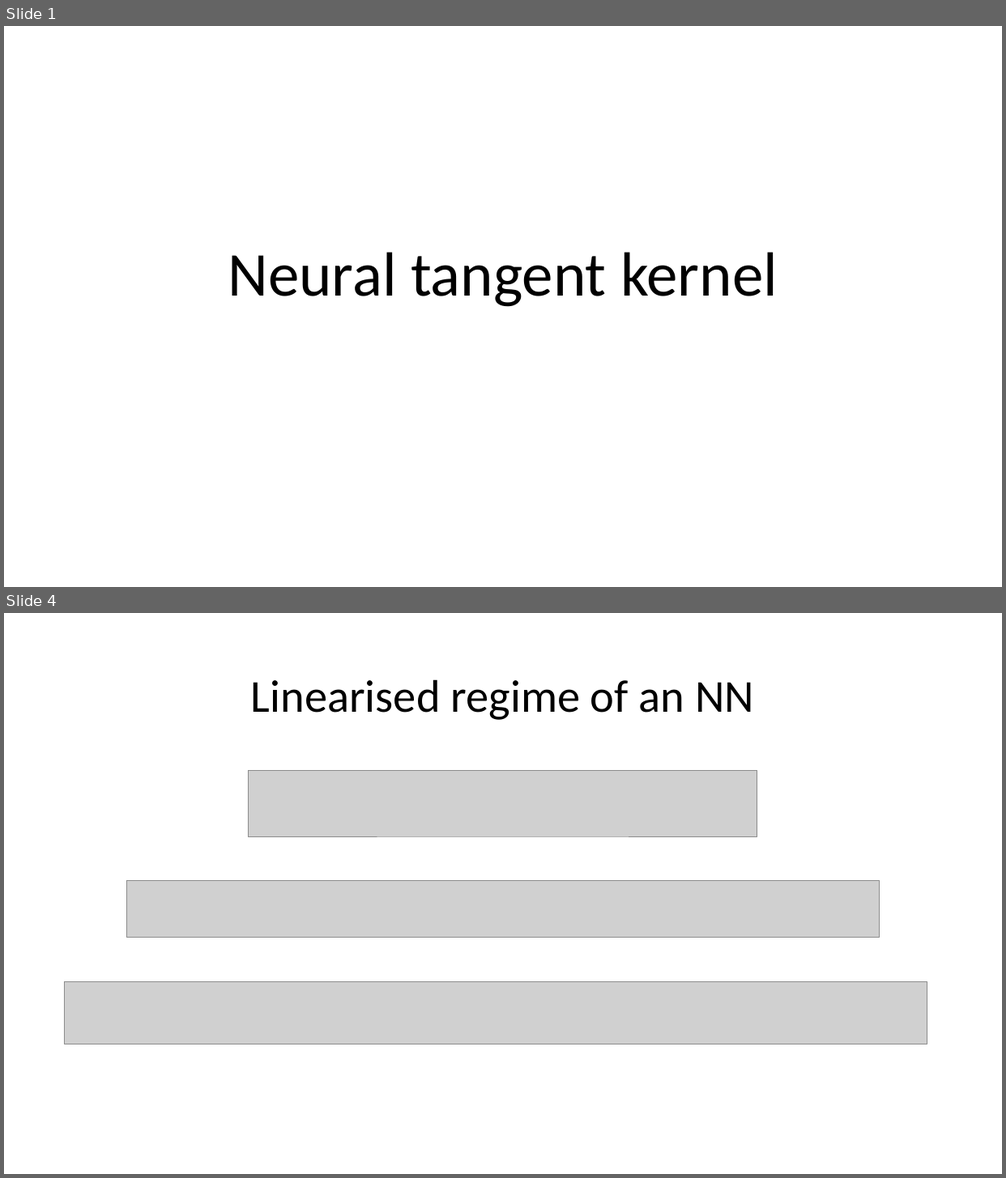
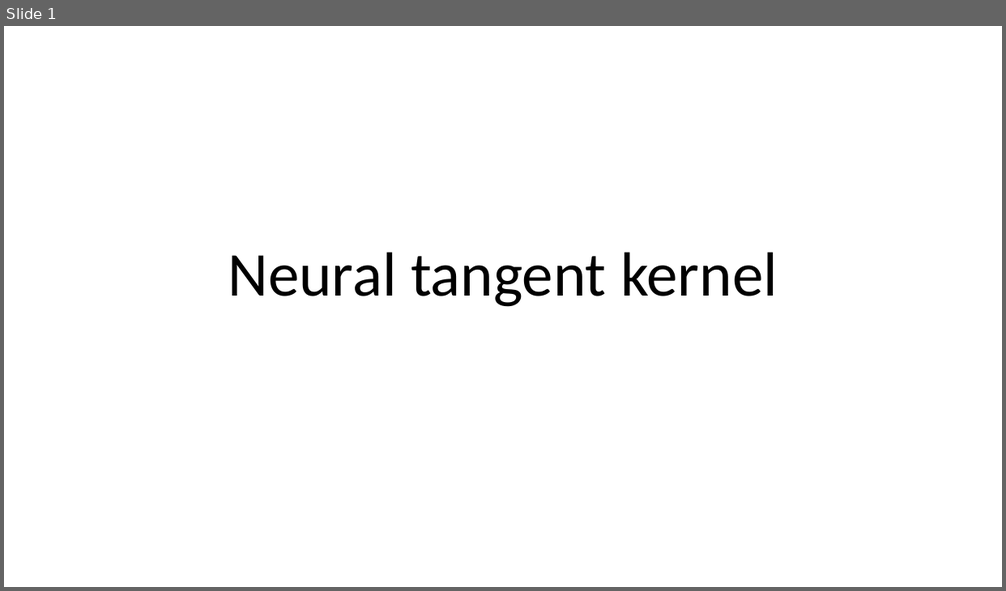
Before and after one commit to Nerkan78/NTK, a slide deck: presentation/Neural tangent kernel.pptx. Shown one above the other, each under a label of ours: slides 1 and 4 before the commit, slide 1 after it; the slides between them are not shown. The pictures are 1006x1178 and 1006x591 pixels, drawn with LibreOffice and Linux fonts; fonts in the diff are those of the drawing; grey boxes stand for pictures. Boxes give left, top, right and bottom in pixels: in the first picture for what was removed or moved away, otherwise in the second. Text is boxed around its words. In the diff, an @@ line names an element or a change of style, - is before the commit and + after.

```diff
--- a/presentation/Neural tangent kernel.pptx
+++ b/presentation/Neural tangent kernel.pptx
@@ slide 4 removed at [4,613,1002,1174], background #FFFFFF @@
@@ title removed at [251,679,754,720] @@
-Linearised regime of an NN
@@ picture removed at [249,770,758,837] @@
@@ picture removed at [127,881,879,938] @@
@@ picture removed at [65,982,927,1044] @@
```
Also in this commit, not shown: 2 slides changed, 6 slides added, 3 other slides removed, 1 other file.
